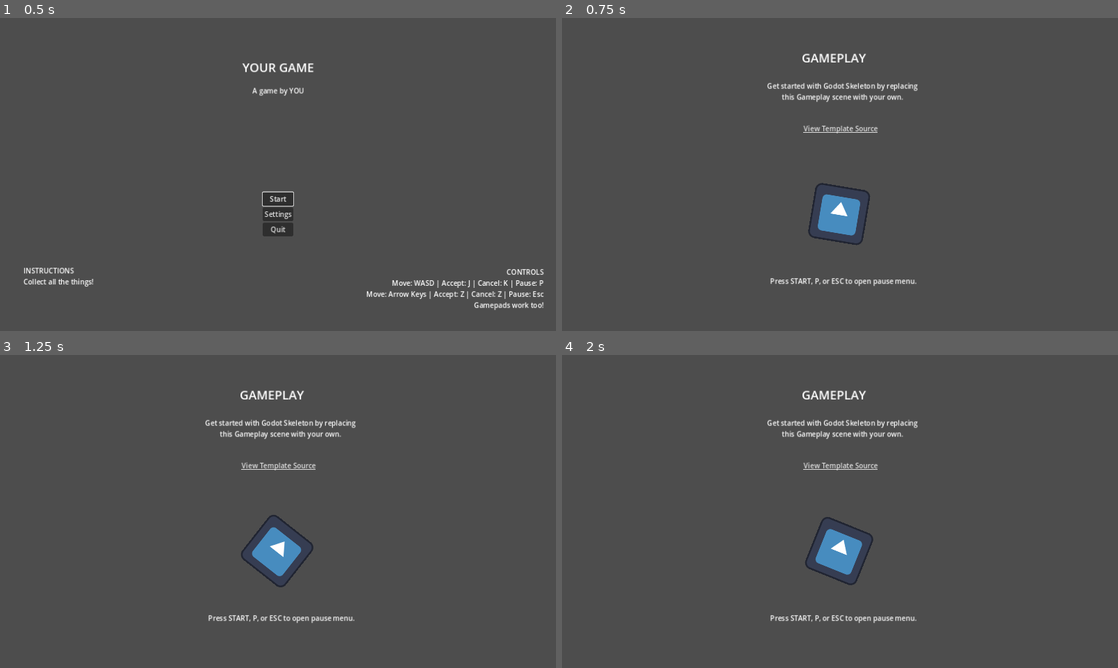
Above: before the commit, frames 1-4 (two rows, left to right).
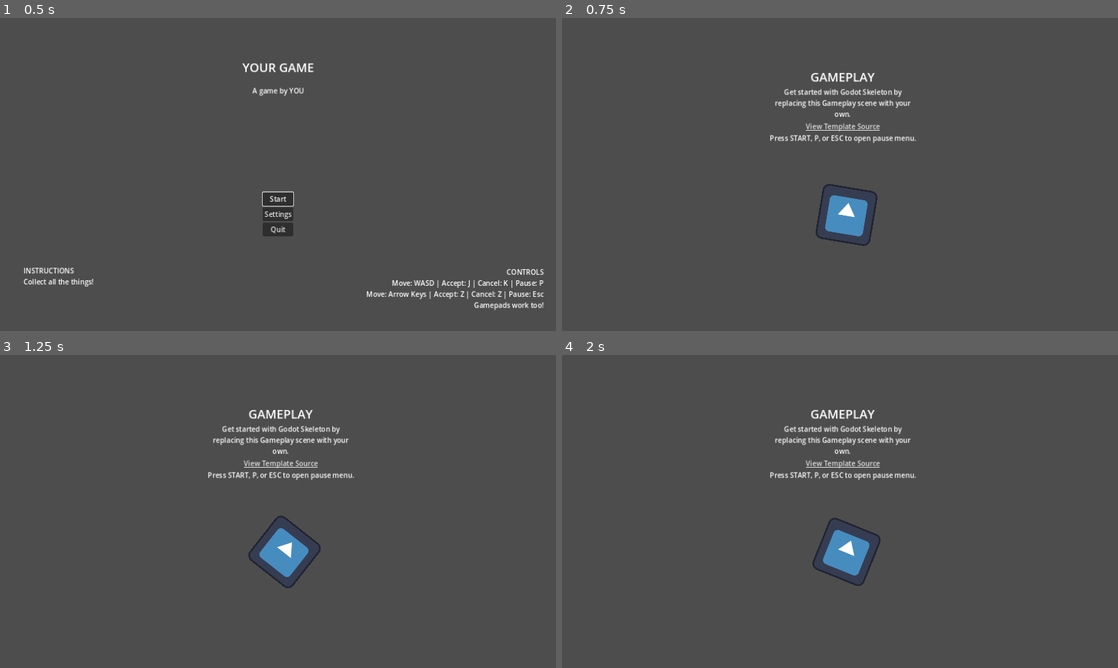
Above: after the commit, the same moments.

Repository: brettchalupa/godot_skeleton
Game: Godot game, scene res://main_menu/main_menu.tscn
Same seed, same stepped clock (60 frames per second), same inputs: the game is played once before the commit and once after it. The engine's default icon, where the game draws it, is replaced by a stand-in: a white triangle on a blue panel in a dark square.
Inputs:
- Up to frame 1 (0.5 s): no input
- Up to frame 2 (0.75 s): click "Start" at 0.5 s
- Up to frame 3 (1.25 s): no input
- Up to frame 4 (2 s): tap Enter (ui_accept) at 1.25, 1.52 s

Frame 1 is identical in both runs. In frame 2, 3.0% of the frame differs, in the area x 36-64%, y 11-86%; in frame 3, 3.3%; in frame 4, 3.2%.

Commit message:
chore: refine layouts a little
I still don't have a great grasp on how to properly lay out and center
items in Godot, but I am getting a bit closer to understanding it

Diff:
--- a/gameplay/gameplay.tscn
+++ b/gameplay/gameplay.tscn
@@ -7,52 +7,45 @@
 [node name="Gameplay" type="Node2D"]
 script = ExtResource("1_thqv1")
 
-[node name="Title" type="Label" parent="."]
-offset_left = 552.0
-offset_top = 71.0
-offset_right = 701.0
-offset_bottom = 113.0
+[node name="Icon" type="Sprite2D" parent="."]
+position = Vector2(655, 453)
+texture = ExtResource("2_o7ako")
+
+[node name="Stack" type="VFlowContainer" parent="."]
+anchors_preset = 5
+anchor_left = 0.5
+anchor_right = 0.5
+offset_left = 478.0
+offset_top = 115.0
+offset_right = 815.0
+offset_bottom = 722.0
 grow_horizontal = 2
+size_flags_horizontal = 4
+metadata/_edit_group_ = true
+
+[node name="Title" type="Label" parent="Stack"]
+layout_mode = 2
 size_flags_horizontal = 4
 theme_type_variation = &"HeaderLarge"
 text = "GAMEPLAY"
 
-[node name="Instructions" type="Label" parent="."]
-anchors_preset = -1
-anchor_left = -4.24832
-anchor_top = 0.0714286
-anchor_right = -2.92617
-anchor_bottom = 0.928571
-offset_left = 464.0
-offset_top = 145.0
-offset_right = 828.0
-offset_bottom = 221.0
-grow_horizontal = 2
-size_flags_horizontal = 4
+[node name="Instructions" type="Label" parent="Stack"]
+layout_mode = 2
+size_flags_vertical = 1
 text = "Get started with Godot Skeleton by replacing this Gameplay scene with your own."
 horizontal_alignment = 1
 autowrap_mode = 2
 
-[node name="PauseInstructions" type="Label" parent="."]
-offset_left = 479.0
-offset_top = 594.0
-offset_right = 816.0
-offset_bottom = 628.0
-text = "Press START, P, or ESC to open pause menu."
-horizontal_alignment = 1
-
-[node name="LinkButton" type="LinkButton" parent="."]
-offset_left = 556.0
-offset_top = 243.0
-offset_right = 727.0
-offset_bottom = 288.0
+[node name="LinkButton" type="LinkButton" parent="Stack"]
+layout_mode = 2
 size_flags_horizontal = 4
 text = "View Template Source"
 uri = "https://github.com/brettchalupa/godot_skeleton"
 
-[node name="Icon" type="Sprite2D" parent="."]
-position = Vector2(638, 451)
-texture = ExtResource("2_o7ako")
+[node name="PauseInstructions" type="Label" parent="Stack"]
+layout_mode = 2
+text = "Press START, P, or ESC to open pause menu."
+horizontal_alignment = 1
 
 [node name="Paused" parent="." instance=ExtResource("3_w8wrl")]
 visible = false
--- a/paused/paused.tscn
+++ b/paused/paused.tscn
@@ -21,33 +21,34 @@
 offset_bottom = 750.0
 color = Color(0.156863, 0.396078, 0.384314, 1)
 
-[node name="Label" type="Label" parent="."]
+[node name="Title" type="Label" parent="."]
 layout_mode = 0
-offset_left = 556.0
+offset_left = 589.0
 offset_top = 136.0
-offset_right = 654.0
+offset_right = 687.0
 offset_bottom = 178.0
 theme_type_variation = &"HeaderLarge"
 text = "Paused"
 
 [node name="Instructions" type="Label" parent="."]
 layout_mode = 0
-offset_left = 480.0
+offset_left = 513.0
 offset_top = 239.0
-offset_right = 737.0
+offset_right = 770.0
 offset_bottom = 273.0
 text = "Press START, P, or ESC to resume."
 horizontal_alignment = 1
 
 [node name="PauseOptions" type="VFlowContainer" parent="." node_paths=PackedStringArray("shortcut_context")]
 layout_mode = 0
-offset_left = 532.0
+offset_left = 548.0
 offset_top = 170.0
-offset_right = 705.0
+offset_right = 721.0
 offset_bottom = 714.0
 shortcut_context = NodePath("Resume")
 alignment = 1
 script = ExtResource("2_s1e5n")
+metadata/_edit_group_ = true
 
 [node name="Resume" type="Button" parent="PauseOptions"]
 layout_mode = 2
